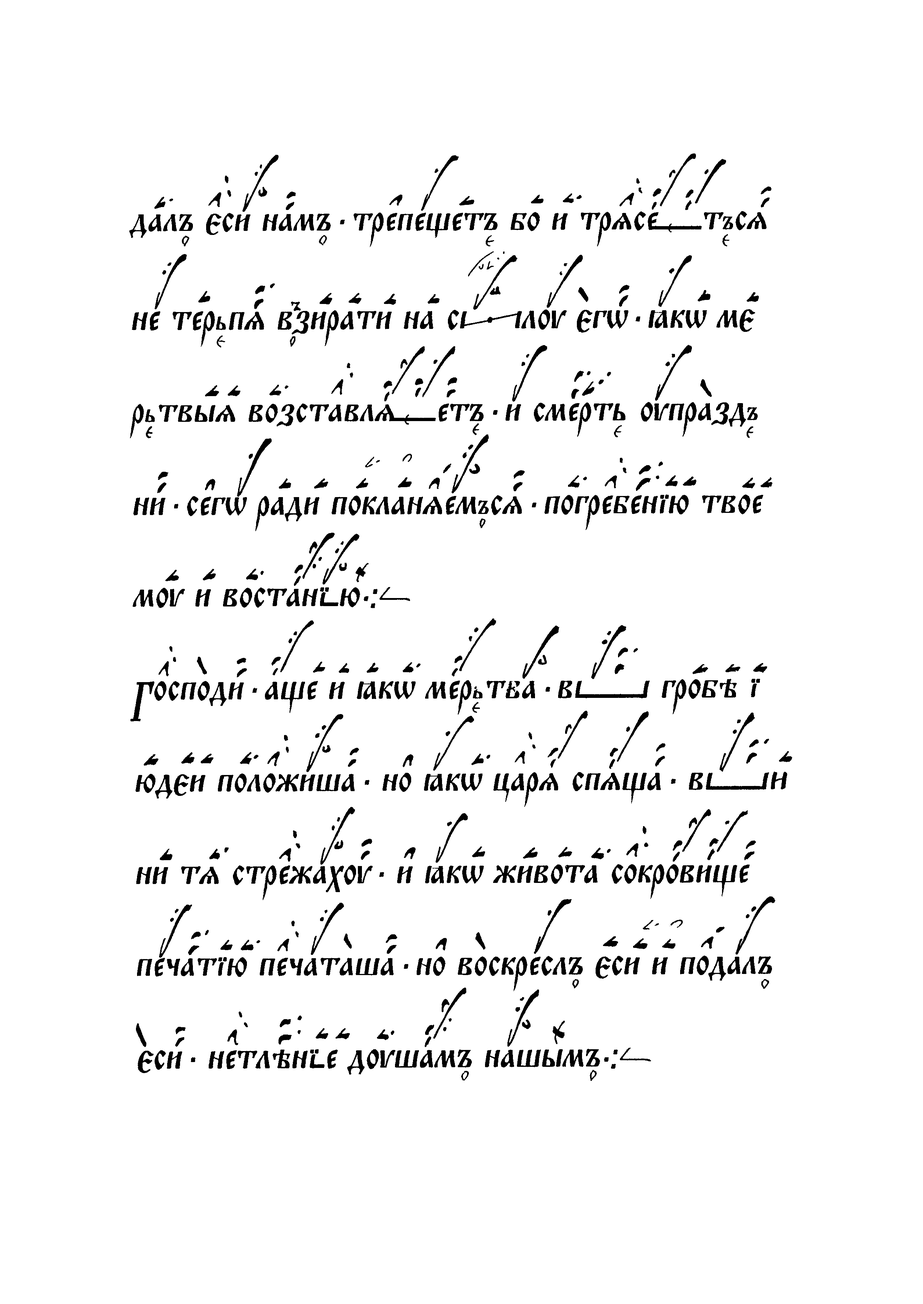
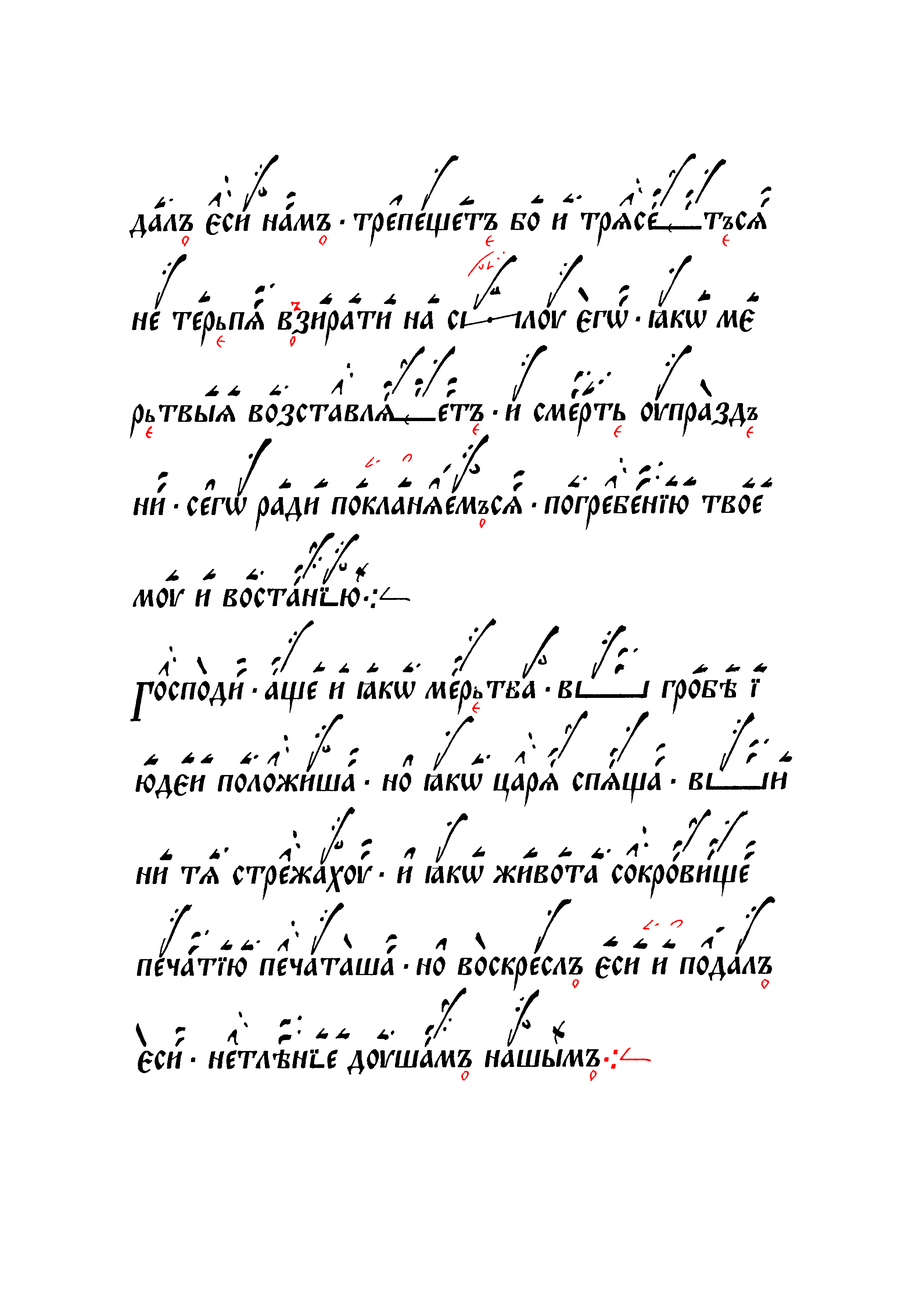
Revision of a layered 923 x 1304 image; what changed, layer by layer:
painted on "Червила" over (145, 234, 769, 1082)
painted on "Чернила" over (145, 234, 769, 1082)
